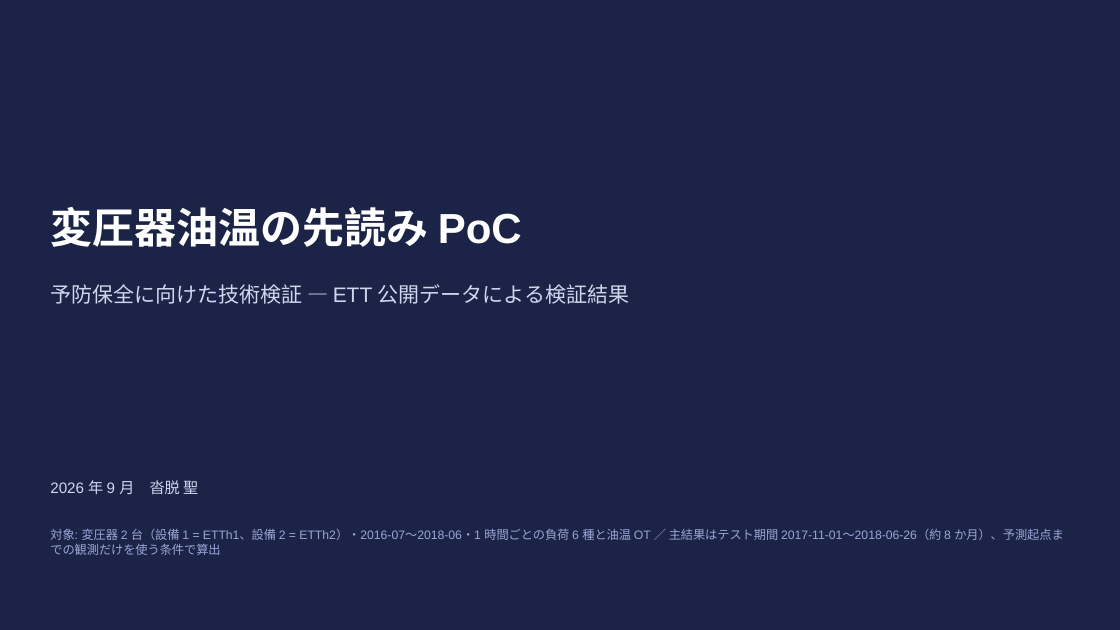
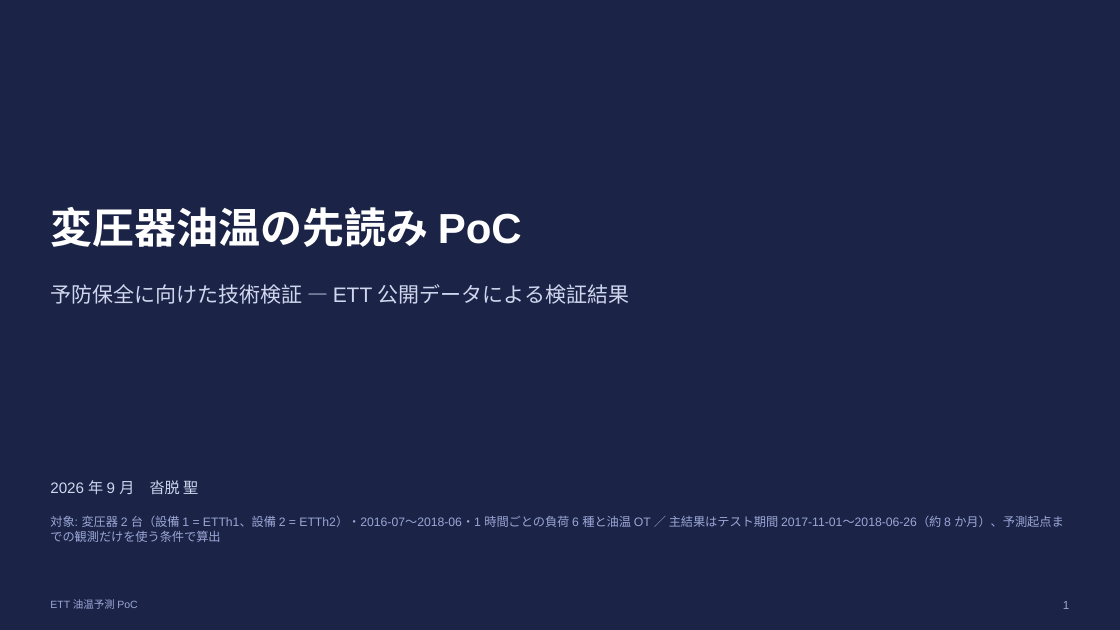
Before and after one commit to HJRKTNG/ett-oil-temperature-poc, a slide deck: slide 1 of reports/slides/ett_oil_temperature_poc.pptx. Drawn at 1120x630 pixels with LibreOffice and Linux fonts; fonts in the diff are those of the drawing. Boxes give left, top, right and bottom in pixels: in the first picture for what was removed or moved away, otherwise in the second. Text is boxed around its words. In the diff, an @@ line names an element or a change of style, - is before the commit and + after.

```diff
--- a/reports/slides/ett_oil_temperature_poc.pptx
+++ b/reports/slides/ett_oil_temperature_poc.pptx
@@ text "対象: 変圧器 2 台（設備 1 ...": place and size @@
-text "対象: 変圧器 2 台（設備 1 ..." at (50, 529, 1064, 555)
+text "対象: 変圧器 2 台（設備 1 ..." at (50, 516, 1064, 542)
@@ text added at (50, 599, 137, 609), 9 pt, text #9AA6D6 @@
+ETT 油温予測 PoC
@@ text added at (1063, 601, 1069, 609), 10 pt, text #9AA6D6 @@
+1
```
Also in this commit, not shown: 9 other slides changed, 7 other files.
